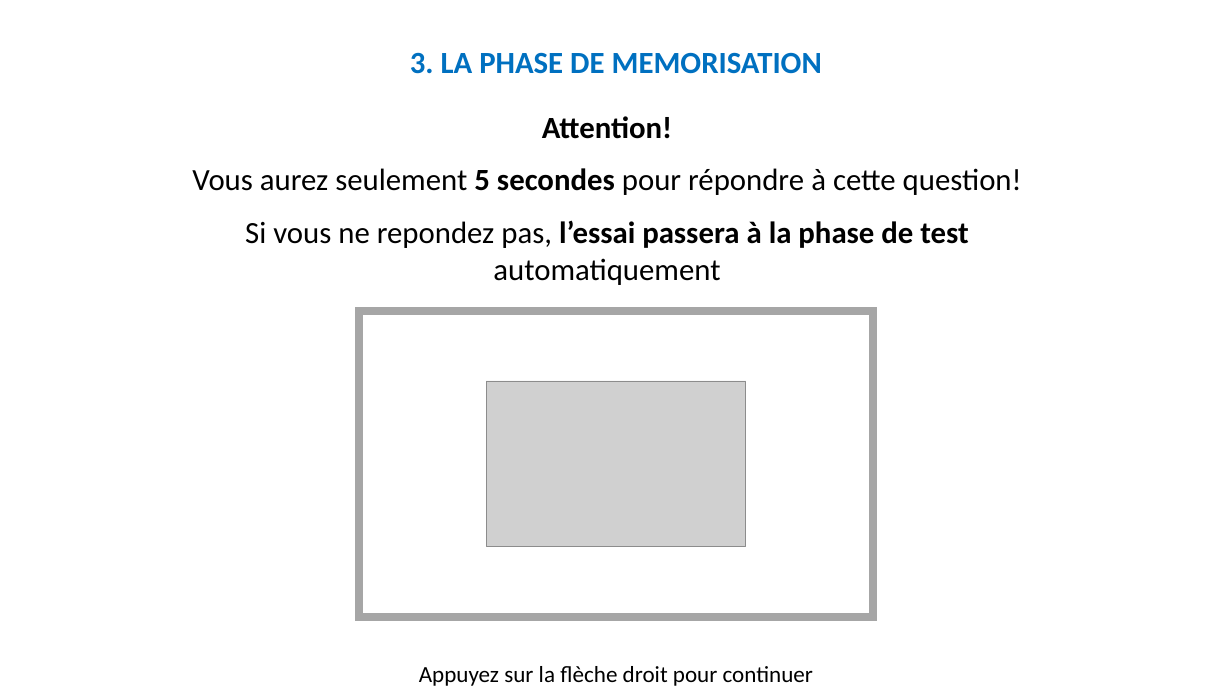
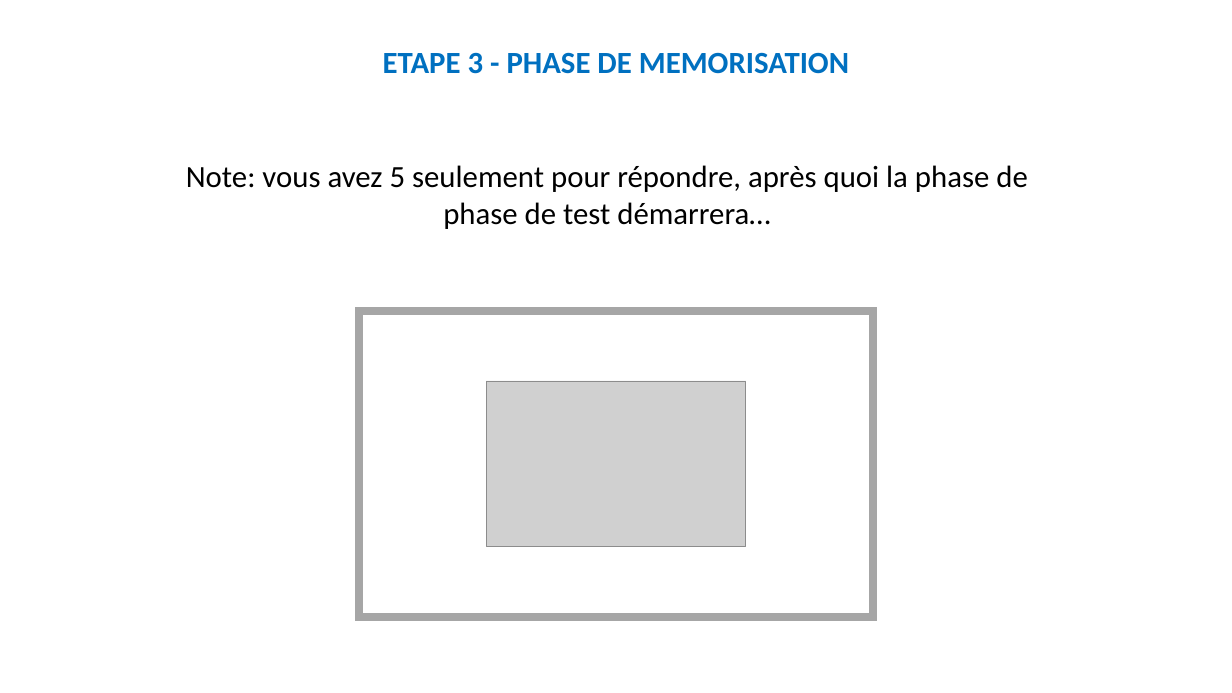
Before and after one commit to MBB-team/Online_Testing, a slide deck: slide 23 of src/Self_Efficacy/Stimuli/Instructions.pptx (slide 35 before the commit). Drawn at 1232x693 pixels with LibreOffice and Linux fonts; fonts in the diff are those of the drawing; grey boxes stand for pictures. Boxes give left, top, right and bottom in pixels: in the first picture for what was removed or moved away, otherwise in the second. Text is boxed around its words. In the diff, an @@ line names an element or a change of style, - is before the commit and + after.

```diff
--- a/src/Self_Efficacy/Stimuli/Instructions.pptx
+++ b/src/Self_Efficacy/Stimuli/Instructions.pptx
@@ text at [383,52,849,74]: text changed @@
-3. LA PHASE DE MEMORISATION
+ETAPE 3 - PHASE DE MEMORISATION
@@ text at [186,165,1027,229]: text changed @@
-Attention!
-Vous aurez seulement 5 secondes pour répondre à cette question!
-Si vous ne repondez pas, l’essai passera à la phase de test automatiquement
+Note: vous avez 5 seulement pour répondre, après quoi la phase de phase de test démarrera…
@@ text removed at [419,666,813,686] @@
-Appuyez sur la flèche droit pour continuer
```
Also in this commit, not shown: 22 other slides changed, 10 slides added, 22 slides removed.
